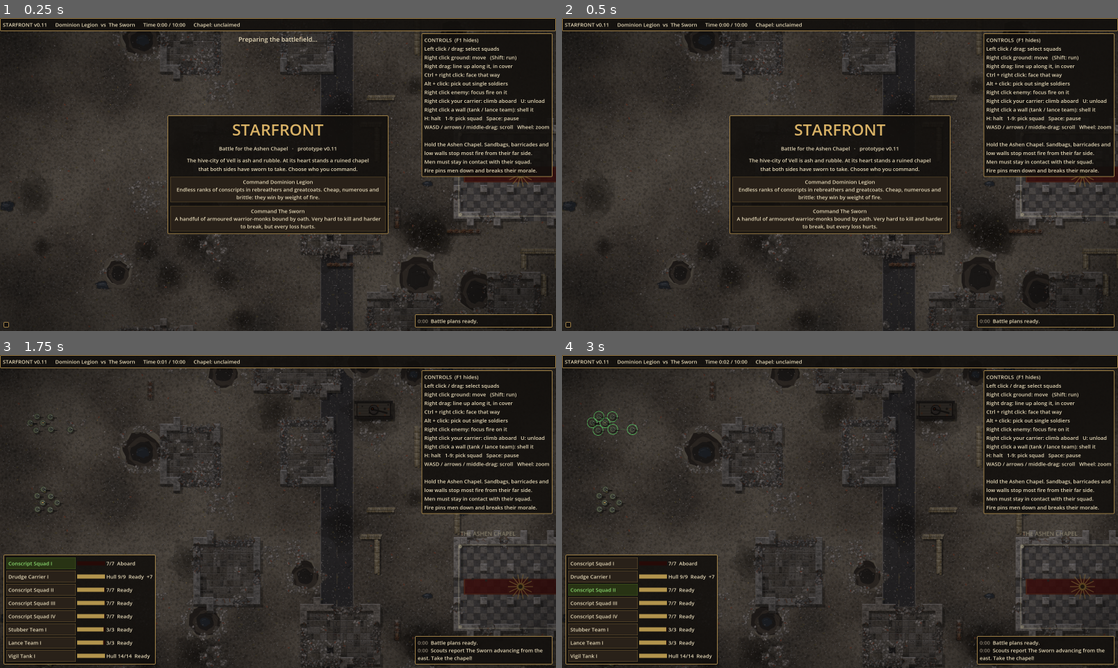
Above: before the commit, frames 1-4 (two rows, left to right).
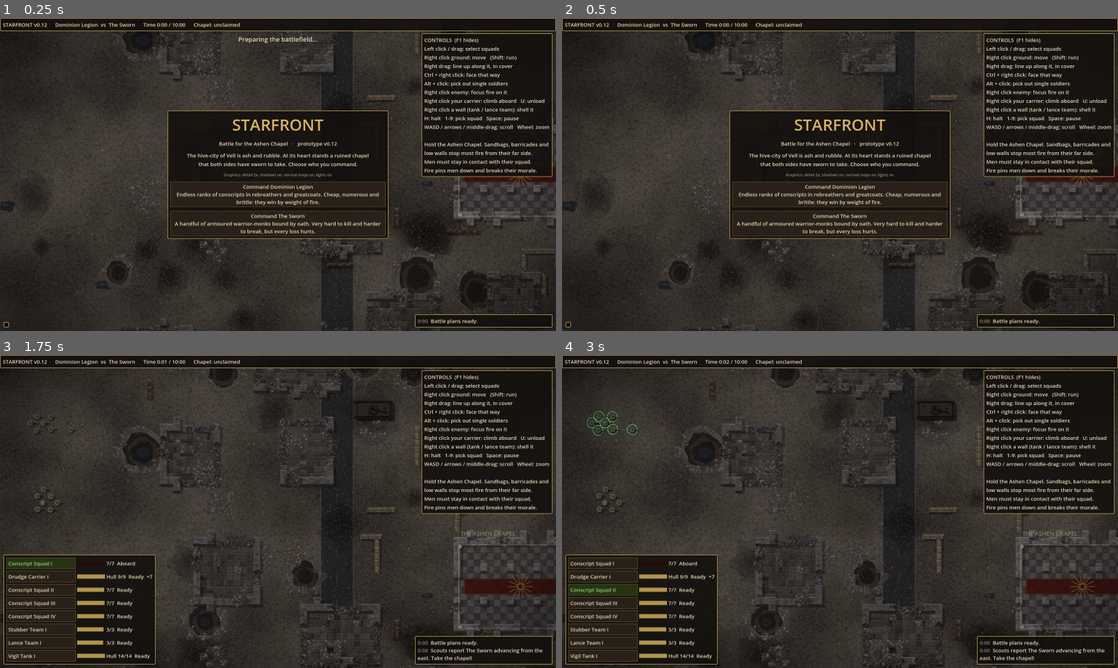
Above: after the commit, the same moments.

Repository: sirspoon/StarFront
Game: Godot game, scene res://scenes/main.tscn
Same seed, same stepped clock (60 frames per second), same inputs: the game is played once before the commit and once after it.
Inputs:
- Up to frame 1 (0.25 s): no input
- Up to frame 2 (0.5 s): no input
- Up to frame 3 (1.75 s): click "Command Dominion Legion Endle…" at 0.5 s; click "Conscript Squad I" at 1.25 s
- Up to frame 4 (3 s): click "Drudge Carrier I" at 2 s; click "Conscript Squad II" at 2.75 s

The runs differ from the first frame. In frame 1, 5.1% of the frame differs, in the area x 8-70%, y 1-71%; in frame 2, 5.1%; in frame 3, less than 0.1%; in frame 4, less than 0.1%.

Commit message:
StarFront v0.12: graphics switches and crash breadcrumbs for phones
Settings read from the page address (?safe, shadows, normals, lights,
detail); wall shadows off by default on phones; progress breadcrumbs
kept in browser storage and shown in the menu after an early stop.

Co-Authored-By: Claude Opus 5.5 <noreply@anthropic.com>
Claude-Session: https://claude.ai/code/session_01Q9zFWq6qGPKtGhTxhDqH85

Diff:
--- a/project.godot
+++ b/project.godot
@@ -7,7 +7,7 @@
 
 config/name="StarFront"
 config/description="Real-time squad tactics in a ruined gothic future."
-config/version="0.11"
+config/version="0.12"
 run/main_scene="res://scenes/main.tscn"
 config/features=PackedStringArray("4.3", "GL Compatibility")
 config/icon="res://icon.svg"
--- a/scripts/game_data.gd
+++ b/scripts/game_data.gd
@@ -2,7 +2,7 @@
 extends RefCounted
 ## Factions, soldier types and weapons. Balance tuning lives here.
 
-const VERSION := "0.11"
+const VERSION := "0.12"
 
 ## range in pixels (16 px = 1 map cell); cooldown = seconds between bursts;
 ## acc = base hit chance; ap = how much infantry armour it ignores; supp = suppression per shot;
--- a/scripts/hud.gd
+++ b/scripts/hud.gd
@@ -341,6 +341,21 @@
 			+ "that both sides have sworn to take. Choose who you command."
 	intro.horizontal_alignment = HORIZONTAL_ALIGNMENT_CENTER
 	v.add_child(intro)
+	var prev: String = main.previous_stage
+	if prev != "" and prev != "ran fine":
+		var warn := Label.new()
+		warn.text = "Last visit stopped while: %s\nIf it keeps crashing, try adding ?safe to the address." % prev
+		warn.autowrap_mode = TextServer.AUTOWRAP_WORD_SMART
+		warn.custom_minimum_size = Vector2(620, 0)
+		warn.add_theme_color_override("font_color", Color(1.0, 0.6, 0.45))
+		warn.add_theme_font_size_override("font_size", 13)
+		v.add_child(warn)
+	var info := Label.new()
+	info.text = "Graphics: " + Settings.summary()
+	info.add_theme_font_size_override("font_size", 11)
+	info.add_theme_color_override("font_color", Color(0.6, 0.57, 0.5))
+	info.horizontal_alignment = HORIZONTAL_ALIGNMENT_CENTER
+	v.add_child(info)
 	for key in ["legion", "sworn"]:
 		var f: Dictionary = GameData.FACTIONS[key]
 		var b := Button.new()
--- a/scripts/light_fx.gd
+++ b/scripts/light_fx.gd
@@ -10,6 +10,8 @@
 var pool: Array[PointLight2D] = []
 var active: Array = []  # {light, t, dur, e0, s0, from, to, moving}
 var next := 0
+var enabled_fx := true
+var shadows_ok := true
 
 
 func setup(light_tex: Texture2D) -> void:
@@ -48,7 +50,7 @@
 
 
 func _start(a: Vector2, b: Vector2, color: Color, energy: float, radius: float, dur: float, shadows: bool, moving: bool) -> void:
-	if tex == null:
+	if tex == null or not enabled_fx:
 		return
 	var l := _take()
 	l.position = a
@@ -56,7 +58,7 @@
 	energy *= 1.3  # normal-mapped surfaces take a little less light, so push it up
 	l.energy = energy
 	l.texture_scale = radius / 128.0
-	l.shadow_enabled = shadows
+	l.shadow_enabled = shadows and shadows_ok
 	l.enabled = true
 	active.append({"light": l, "t": 0.0, "dur": dur, "e0": energy, "from": a, "to": b, "moving": moving})
 
--- a/scripts/main.gd
+++ b/scripts/main.gd
@@ -39,6 +39,8 @@
 var autotest := false
 var dragging := false
 var rdragging := false
+var previous_stage := ""  # where the last visit got to (web only), shown if it didn't finish
+var ran_ok := false
 var touch_mode := false       # phone / tablet controls
 var touches := {}             # finger index -> screen position
 var t_start := Vector2.ZERO   # where the current one-finger touch began
@@ -78,6 +80,8 @@
 		elif a.begins_with("--shot-zoom="):
 			shot_zoom = float(a.trim_prefix("--shot-zoom="))
 	process_mode = Node.PROCESS_MODE_ALWAYS
+	previous_stage = Settings.last_stage()
+	Settings.stage("starting (%s)" % Settings.summary())
 	touch_mode = "--touch" in args or DisplayServer.is_touchscreen_available() \
 			or OS.has_feature("web_android") or OS.has_feature("web_ios") or OS.has_feature("mobile")
 	if touch_mode:
@@ -160,7 +164,9 @@
 	add_child(cm)
 	# a faint, cold light from the north-west that shows the relief everywhere
 	# (no shadows: from overhead they'd stretch right across the map)
+	var lights_on := Settings.on("lights", true)
 	var moon := DirectionalLight2D.new()
+	moon.enabled = lights_on
 	moon.color = Color(0.62, 0.68, 0.85)
 	moon.energy = 0.5
 	moon.height = 0.3
@@ -189,6 +195,8 @@
 	light_fx = LightFX.new()
 	light_fx.z_index = 6
 	add_child(light_fx)
+	light_fx.enabled_fx = Settings.on("lights", true)
+	light_fx.shadows_ok = Settings.on("shadows", not Settings.is_phone())
 	light_fx.setup(_light_tex if _light_tex != null else _soft_dot(256))
 	for a in OS.get_cmdline_user_args():
 		if a.begins_with("--test-light="):  # test aid: a strong light to check the normal maps
@@ -256,7 +264,7 @@
 	light.texture_scale = 1.6
 	light.position = p
 	light.height = 36.0  # flames stand above the ground, so they light surfaces at an angle
-	light.shadow_enabled = true
+	light.shadow_enabled = Settings.on("shadows", not Settings.is_phone())
 	light.shadow_filter = Light2D.SHADOW_FILTER_PCF5
 	light.shadow_color = Color(0, 0, 0, 0.7)
 	add_child(light)
@@ -332,6 +340,7 @@
 		ais.append(AICommander.new(self, 0))
 	hud.build_squad_cards()
 	started = true
+	Settings.stage("battle started (%s)" % Settings.summary())
 	# start looking at your own force
 	var c := Vector2.ZERO
 	var n := 0
@@ -420,6 +429,9 @@
 	if not started or over or paused:
 		return
 	time += dt
+	if not ran_ok and time > 15.0:
+		ran_ok = true
+		Settings.stage("ran fine")
 	for s in soldiers:
 		s.tick(dt, time)
 	_separate(dt)
--- a/scripts/map_view.gd
+++ b/scripts/map_view.gd
@@ -7,6 +7,7 @@
 ## rubble and craters in relief. Without a screen (headless
 ## tests) nothing is painted.
 
+var use_normals := true
 var SCALE := 2.0  # map pixels drawn per world pixel (detail level)
 const BATCH := 4  # tiles prepared at once: keeps the burst of graphics memory small enough for phones
 const CHUNK := Vector2i(20, 20)  # tile size in cells
@@ -35,32 +36,20 @@
 	for cx in ceili(float(BattleMap.W) / CHUNK.x):
 		for cy in ceili(float(BattleMap.H) / CHUNK.y):
 			all.append(Vector2i(cx, cy))
-	for y in BattleMap.H:
-		_build_occluders(y)
-	SCALE = detail_scale()
+	if Settings.on("shadows", not Settings.is_phone()):
+		for y in BattleMap.H:
+			_build_occluders(y)
+	SCALE = Settings.detail()
+	use_normals = Settings.on("normals", true)
 	for i in range(0, all.size(), BATCH):
+		Settings.stage("preparing map tiles %d-%d of %d (%s)" % [i + 1, mini(i + BATCH, all.size()), all.size(), Settings.summary()])
 		await _bake(all.slice(i, i + BATCH))
+	Settings.stage("map ready (%s)" % Settings.summary())
 	ready_drawn = true
 
 
 ## One occluder per run of wall cells in a row, so fires and explosions throw
 ## shadows past walls and light spills through gaps and doorways.
-## Map detail. Full (2x) by default; on the web it can be lowered by adding
-## ?detail=medium or ?detail=low to the page address, for phones that struggle.
-static func detail_scale() -> float:
-	var q := ""
-	if OS.has_feature("web"):
-		var v = JavaScriptBridge.eval("window.location.search", true)
-		q = str(v) if v != null else ""
-	for a in OS.get_cmdline_user_args():
-		q += " " + a
-	if q.contains("detail=low"):
-		return 1.0
-	if q.contains("detail=medium"):
-		return 1.5
-	return 2.0
-
-
 func _build_occluders(y: int) -> void:
 	for o in occluders.get(y, []):
 		o.queue_free()
@@ -140,12 +129,16 @@
 		var size := Vector2i(Vector2(rect.size * BattleMap.CELL) * SCALE)
 		var vp := _viewport(size)
 		vp.add_child(_painter(MapPainter.new(), rect))
-		var hvp := _viewport(size)
-		hvp.add_child(_painter(HeightPainter.new(), rect))
+		var hvp: SubViewport = null
+		if use_normals:
+			hvp = _viewport(size)
+			hvp.add_child(_painter(HeightPainter.new(), rect))
 		jobs.append([k, vp, rect, hvp, null])
 	await RenderingServer.frame_post_draw
 	# second pass: turn each tile's height and colour into a normal map
 	for j in jobs:
+		if not use_normals:
+			break
 		var vp: SubViewport = j[1]
 		var hvp: SubViewport = j[3]
 		var nvp := _viewport(vp.size)
@@ -159,16 +152,18 @@
 		rect_node.material = mat
 		nvp.add_child(rect_node)
 		j[4] = nvp
-	await RenderingServer.frame_post_draw
+	if use_normals:
+		await RenderingServer.frame_post_draw
 	for j in jobs:
 		var vp: SubViewport = j[1]
 		var img := vp.get_texture().get_image()
 		img.generate_mipmaps()
-		var nimg: Image = j[4].get_texture().get_image()
-		nimg.generate_mipmaps()
 		var tex := CanvasTexture.new()
 		tex.diffuse_texture = ImageTexture.create_from_image(img)
-		tex.normal_texture = ImageTexture.create_from_image(nimg)
+		if use_normals:
+			var nimg: Image = j[4].get_texture().get_image()
+			nimg.generate_mipmaps()
+			tex.normal_texture = ImageTexture.create_from_image(nimg)
 		tex.texture_filter = CanvasItem.TEXTURE_FILTER_LINEAR_WITH_MIPMAPS
 		var k: Vector2i = j[0]
 		var spr: Sprite2D = sprites.get(k)
@@ -185,8 +180,9 @@
 		if "--debug-normals" in OS.get_cmdline_user_args():
 			spr.texture = tex.normal_texture  # test aid: show the normal maps themselves
 		vp.queue_free()
-		j[3].queue_free()
-		j[4].queue_free()
+		if use_normals:
+			j[3].queue_free()
+			j[4].queue_free()
 
 
 func _viewport(size: Vector2i) -> SubViewport:
@@ -218,8 +214,9 @@
 	var rows := {}
 	for c in cells:
 		rows[c.y] = true
-	for y in rows:
-		_build_occluders(y)
+	if Settings.on("shadows", not Settings.is_phone()):
+		for y in rows:
+			_build_occluders(y)
 	for c in cells:
 		# walls are drawn raised and cast shadows, so neighbouring tiles may need it too
 		for d in [Vector2i(0, 0), Vector2i(-2, -2), Vector2i(2, -2), Vector2i(-2, 2), Vector2i(2, 2)]:
--- /dev/null
+++ b/scripts/settings.gd
@@ -0,0 +1,72 @@
+class_name Settings
+extends RefCounted
+## Switches that can be set from the web page address (e.g. ?safe or ?shadows=0)
+## or the command line (--shadows=0), for trying the game on weaker devices.
+##   detail=low|medium   lighter map textures
+##   shadows=0|1         walls casting shadows from fires and explosions (off by default on phones)
+##   normals=0           no normal maps (flat lighting)
+##   lights=0            no combat lights or moonlight
+##   safe                all of the above off, low detail
+
+static var _query := ""
+static var _read := false
+
+
+static func _q() -> String:
+	if not _read:
+		_read = true
+		if OS.has_feature("web"):
+			var v = JavaScriptBridge.eval("window.location.search", true)
+			_query = str(v) if v != null else ""
+		for a in OS.get_cmdline_user_args():
+			_query += " " + a
+	return _query
+
+
+static func is_phone() -> bool:
+	return OS.has_feature("web_android") or OS.has_feature("web_ios") or OS.has_feature("mobile")
+
+
+static func safe() -> bool:
+	return _q().contains("safe")
+
+
+## A 0/1 switch: explicit "name=0" / "name=1" wins, then safe mode, then the default.
+static func on(name: String, default_on: bool) -> bool:
+	var q := _q()
+	if q.contains(name + "=0"):
+		return false
+	if q.contains(name + "=1"):
+		return true
+	if safe():
+		return false
+	return default_on
+
+
+static func detail() -> float:
+	var q := _q()
+	if q.contains("detail=low") or safe():
+		return 1.0
+	if q.contains("detail=medium"):
+		return 1.5
+	return 2.0
+
+
+## Breadcrumbs for crashes we can't see: the last step reached is kept in the
+## browser's storage, so the next visit can show where the previous one stopped.
+static func stage(msg: String) -> void:
+	if OS.has_feature("web"):
+		JavaScriptBridge.eval("try{localStorage.setItem('starfront_stage', %s)}catch(e){}" % JSON.stringify(msg))
+
+
+static func last_stage() -> String:
+	if not OS.has_feature("web"):
+		return ""
+	var v = JavaScriptBridge.eval("(function(){try{return localStorage.getItem('starfront_stage')||''}catch(e){return ''}})()", true)
+	return str(v) if v != null else ""
+
+
+static func summary() -> String:
+	var oo := func(b: bool) -> String: return "on" if b else "off"
+	return "detail %sx, shadows %s, normal maps %s, lights %s" % [detail(), oo.call(on("shadows", not is_phone())),
+			oo.call(on("normals", true)), oo.call(on("lights", true))]
Not shown, changed: CHANGELOG.md
